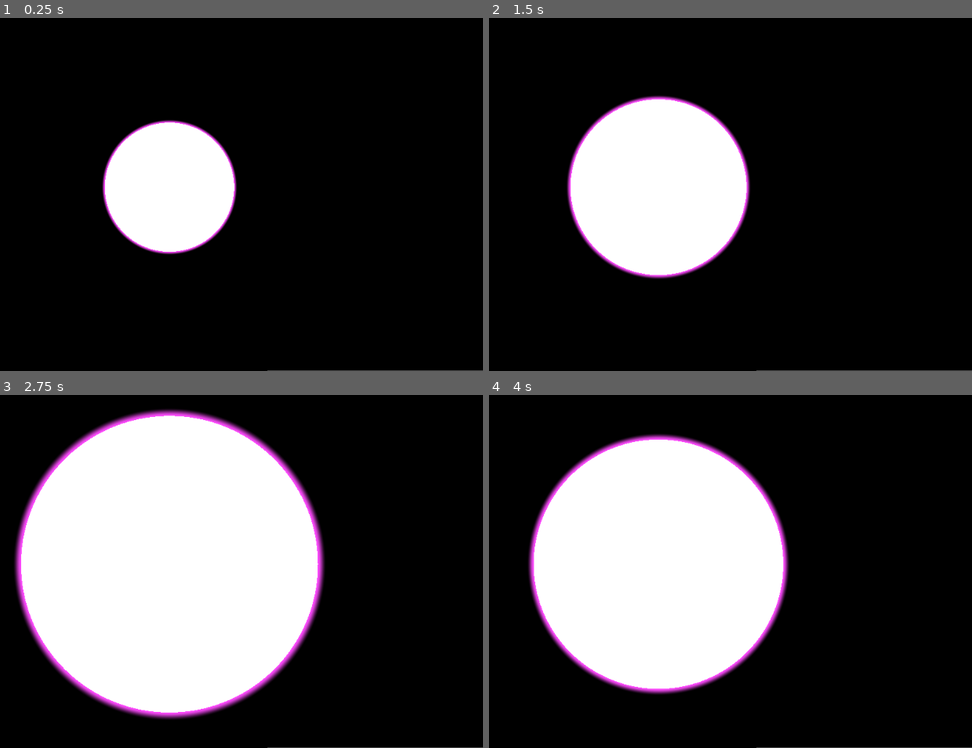
Above: before the commit, frames 1-4 (two rows, left to right).
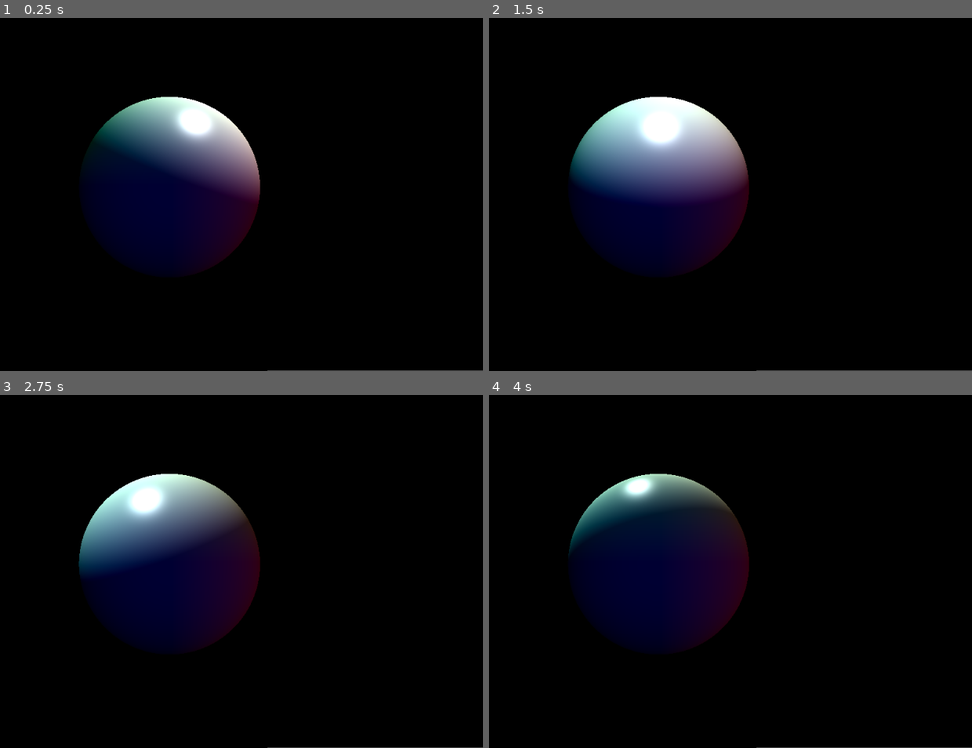
Above: after the commit, the same moments.

Repository: PLUkraine/raymarching-godot
Game: Godot game, scene res://RayMarching/RayMarching_main.tscn
Same seed, same stepped clock (60 frames per second), same inputs: the game is played once before the commit and once after it.
Inputs:
- Up to frame 1 (0.25 s): no input
- Up to frame 2 (1.5 s): no input
- Up to frame 3 (2.75 s): no input
- Up to frame 4 (4 s): no input

The runs differ from the first frame. In frame 1, 14% of the frame differs, in the area x 17-54%, y 22-73%; in frame 2, 14%; in frame 3, 44%, in the area x 2-68%, y 4-92%; in frame 4, 31%.

Commit message:
Add Specular light component

Diff:
--- a/RayMarching/ColorRect.gd
+++ b/RayMarching/ColorRect.gd
@@ -2,12 +2,13 @@
 
 onready var start_time = OS.get_ticks_msec()
 
-# Called when the node enters the scene tree for the first time.
-func _ready():
-	self.material.set_shader_param("cameraPos", Vector3(0, 0, 10.0))
 
 func _process(delta):
-	var time_since_start = (OS.get_ticks_msec() - start_time) / 1000.0
+    var time = (OS.get_ticks_msec() - start_time) / 1000.0
+    self.material.set_shader_param("lightPos",
+        Vector3(2.0*cos(time), 5.0, 2.0*sin(time)))
 
-	self.material.set_shader_param("cameraPos",
-		Vector3(0, 0, 5.0 + 2.0 * cos(time_since_start)))
+#    self.material.set_shader_param("fov",
+#        15.0 * cos(time_since_start) + 45.0)
+#    self.material.set_shader_param("cameraPos",
+#        Vector3(2.0 * cos(time_since_start), 0, 5.0))
--- a/RayMarching/RayMarching_main.tscn
+++ b/RayMarching/RayMarching_main.tscn
@@ -11,6 +11,12 @@
 uniform float DERIVATIVE_STEP = 0.0001;
 uniform float RIM_THICKNESS = 0.05;
 
+uniform float ambientCoeff = 0.1;
+uniform float diffuseCoeff = 0.9;
+uniform float specularCoeff = 1.0;
+uniform float specularExponent = 64.0;
+uniform vec3 lightPos = vec3(0.0, 5.0, 0.0);
+
 uniform float fov = 45.0;
 uniform vec3 cameraPos = vec3(0.0, 0.0, 5.0);
 uniform vec3 front = vec3(0.0, 0.0, -1.0);
@@ -18,12 +24,12 @@
 
 float sdSphere( vec3 p, float s )
 {
-  	return length(p)-s;
+    return length(p)-s;
 }
 
 float sdf(vec3 p)
 {
-	return sdSphere(p, 1.0);
+    return sdSphere(p, 1.0);
 }
 
 vec3 estimateNormal(vec3 p) {
@@ -34,8 +40,27 @@
     ));
 }
 
+vec3 blinnPhong(vec3 position, vec3 lightPosition, vec3 ambient, vec3 diffuse)
+{
+    vec3 normal = estimateNormal(position);
+    vec3 toEye = normalize(cameraPos - position);
+    vec3 toLight = normalize(lightPosition - position);
+    // vec3 reflection = reflect(-toLight, normal); // uncomment for Phong model
+    vec3 halfwayDir = normalize(toLight + toEye);
+
+    vec3 ambientFactor = ambient * ambientCoeff;
+    vec3 diffuseFactor = diffuse * max(0.0, dot(normal, toLight));
+    // vec3 specularFactor = diffuse * pow(max(0.0, dot(toEye, reflection)), specularExponent)
+    //                     * specularCoeff; // uncomment for Phong model
+    vec3 specularFactor = diffuse * pow(max(0.0, dot(normal, halfwayDir)), specularExponent)
+                        * specularCoeff;
+
+    return ambientFactor + diffuseFactor + specularFactor;
+}
+
 vec3 raymarch(vec3 rayDir)
 {
+    vec3 ambientColor = vec3(1.0, 1.0, 1.0);
 	vec3 hitColor = vec3(1.0, 1.0, 1.0);
 	vec3 missColor = vec3(0.0, 0.0, 0.0);
 	vec3 rimColor = vec3(1.0, 0.3, 1.0);
@@ -48,11 +73,13 @@
 		float dist = sdf(pos);
 		minDist = min(minDist, dist);
 		if (dist < MIN_HIT_DIST) {
-			return hitColor;
+            vec3 normal = estimateNormal(pos);
+			return blinnPhong(pos, lightPos, normal, hitColor);
 		}
 		depth += dist;
 	}
-	return mix(rimColor, missColor, smoothstep(0, RIM_THICKNESS, minDist));
+    return missColor;
+//	return mix(rimColor, missColor, smoothstep(0, RIM_THICKNESS, minDist));
 }
 
 vec3 getRayDirection(vec2 resolution, vec2 uv)
@@ -60,6 +87,8 @@
 	float aspect = resolution.x / resolution.y;
 	float fov2 = radians(fov) / 2.0;
 
+	// convert coordinates from [0, 1] to [-1, 1]
+	// and invert y axis to flow from bottom to top
 	vec2 screenCoord = (uv - 0.5) * 2.0;
 	screenCoord.x *= aspect;
 	screenCoord.y = -screenCoord.y;
@@ -90,6 +119,11 @@
 shader_param/MIN_HIT_DIST = 0.0001
 shader_param/DERIVATIVE_STEP = 0.0001
 shader_param/RIM_THICKNESS = 0.05
+shader_param/ambientCoeff = 0.2
+shader_param/diffuseCoeff = 0.9
+shader_param/specularCoeff = 1.0
+shader_param/specularExponent = 64.0
+shader_param/lightPos = Vector3( 0, 5, 0 )
 shader_param/fov = 45.0
 shader_param/cameraPos = Vector3( 0, 0, 5 )
 shader_param/front = Vector3( 0, 0, -1 )
